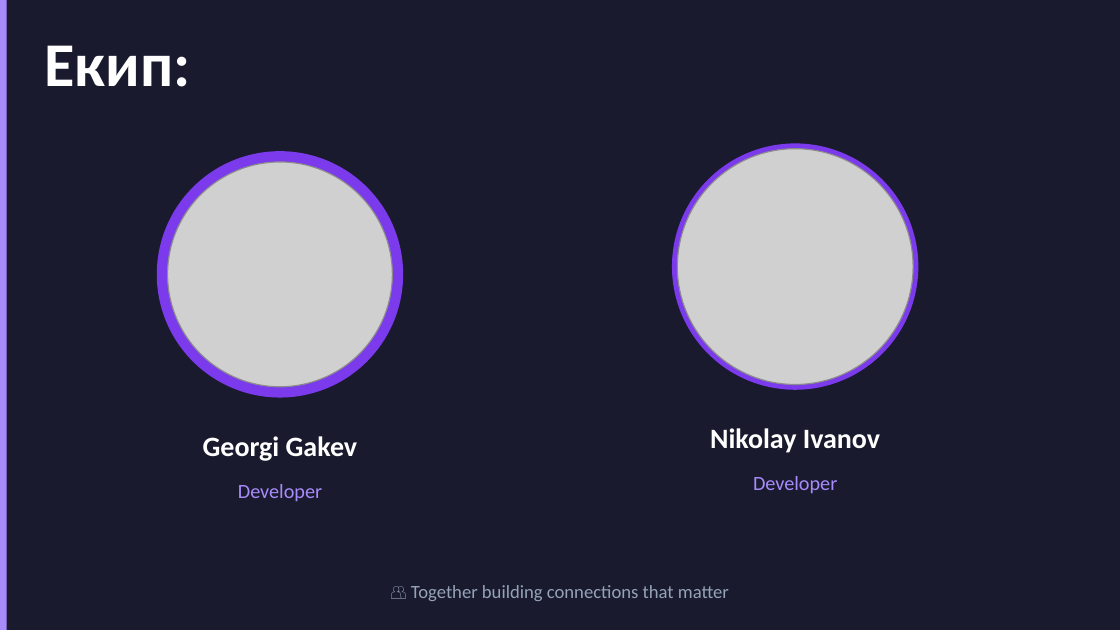
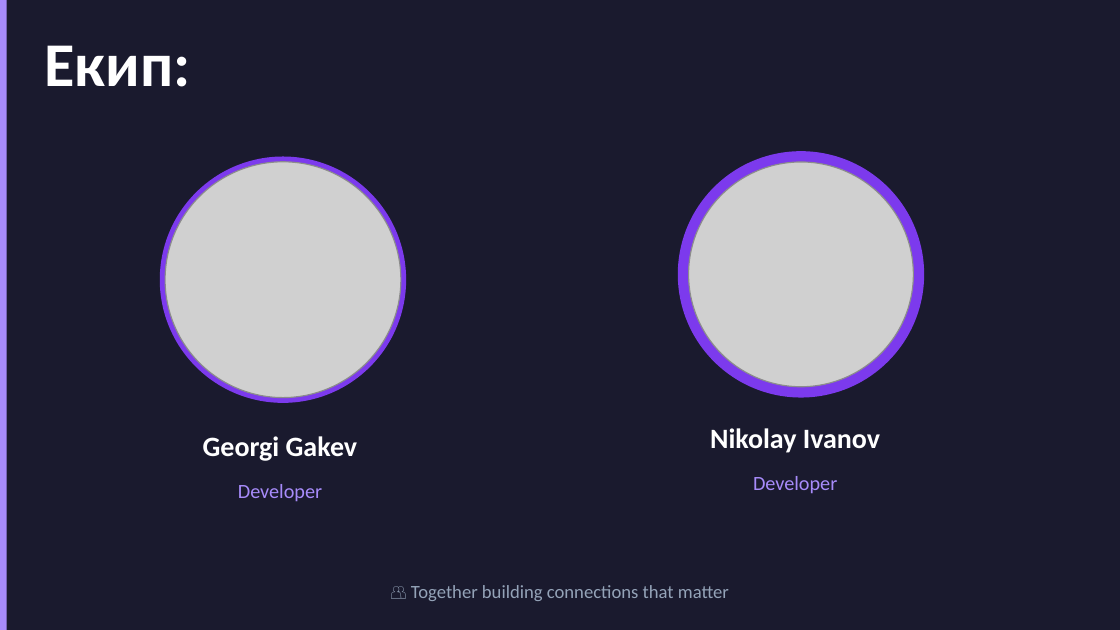
Before and after one commit to codingburgas/2526-dual-education-findfriends, a slide deck: slide 3 of Documentation/FindFriends.pptx. Drawn at 1120x630 pixels with LibreOffice and Linux fonts; fonts in the diff are those of the drawing; grey boxes stand for pictures. Boxes give left, top, right and bottom in pixels: in the first picture for what was removed or moved away, otherwise in the second. Text is boxed around its words. In the diff, an @@ line names an element or a change of style, - is before the commit and + after.

Commit message:
Fix presentation

```diff
--- a/Documentation/FindFriends.pptx
+++ b/Documentation/FindFriends.pptx
@@ ellipse moved from (x1=672, y1=143, x2=918, y2=390) to (x1=160, y1=157, x2=407, y2=403) @@
@@ picture moved from (x1=678, y1=149, x2=913, y2=384) to (x1=165, y1=162, x2=400, y2=398) @@
@@ ellipse moved from (x1=157, y1=151, x2=403, y2=398) to (x1=678, y1=151, x2=924, y2=398) @@
@@ picture moved from (x1=168, y1=162, x2=393, y2=388) to (x1=689, y1=162, x2=914, y2=388) @@
```
